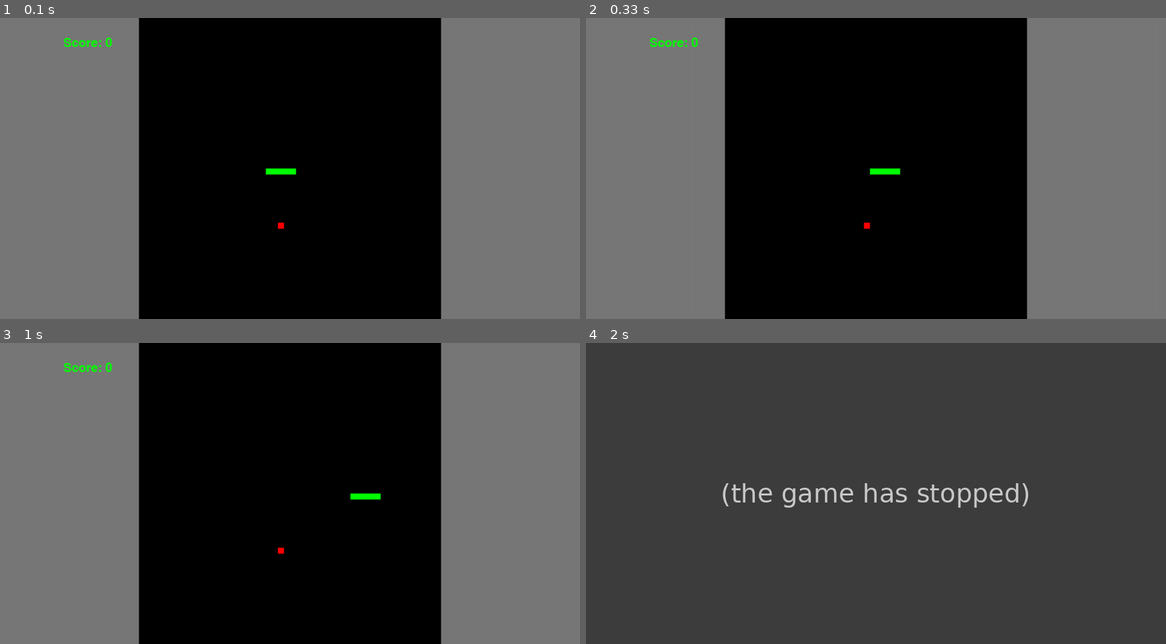
Above: before the commit, frames 1-4 (two rows, left to right).
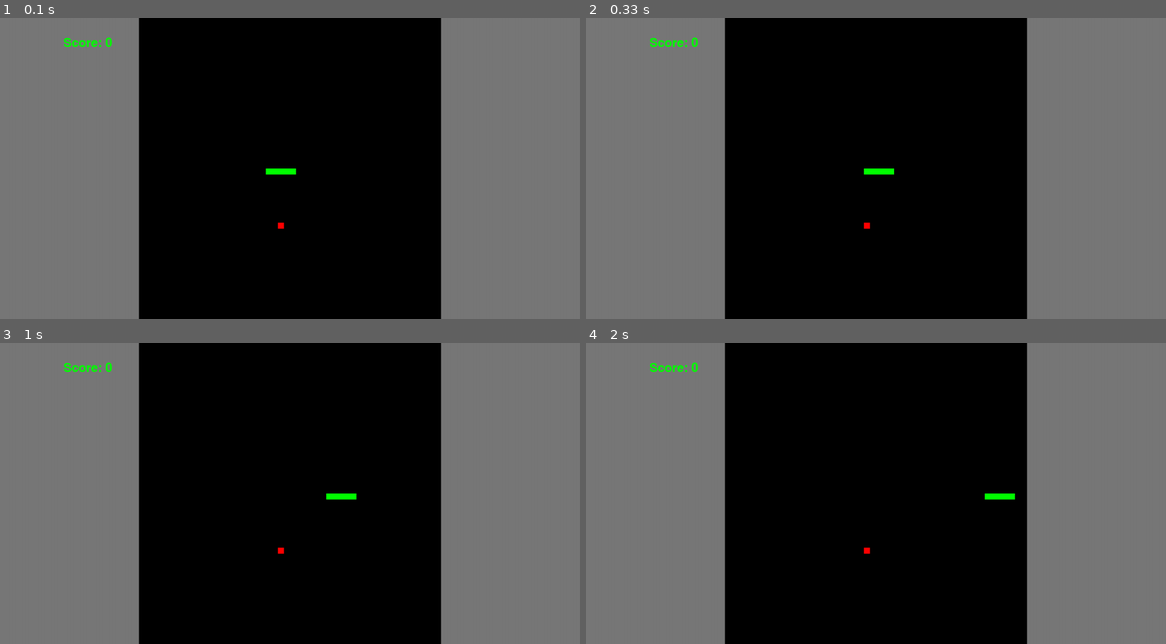
Above: after the commit, the same moments.

Repository: ronniebasak/pysnake
Game: pygame game, started from main.py
Two runs of this game, one before a commit and one after it. Both use one fixed random seed, a clock stepped at 60 frames per second and the inputs below.
Inputs:
- Up to frame 1 (0.1 s): no input
- Up to frame 2 (0.33 s): no input
- Up to frame 3 (1 s): no input
- Up to frame 4 (2 s): no input

Frame 1 is identical in both runs. In frame 2, less than 0.1% of the frame differs, in the area x 47-55%, y 50-53%; in frame 3, 0.2%; in frame 4, 100%, in the area x 0-100%, y 0-100%.
Before the commit the program exited at 1.72 s; later frames show no game.

Commit message:
Memefied

Diff:
--- a/food.py
+++ b/food.py
@@ -20,7 +20,7 @@
         self.x_offset = None
         self.y_offset = None
         self.init = False
-        self.music  = pygame.mixer.Sound('assets/score.mp3')
+        self.music  = [pygame.mixer.Sound('assets/klonk.mp3'), pygame.mixer.Sound('assets/vine-boom-sound-effect_KT89XIq.mp3') ]
         print("Music",self.music)
 
 
@@ -53,7 +53,9 @@
         if snake_head == self.pos:
             snake.snake_length += 1
             world_state.SCORE += 1
-            self.music.play()
+
+            rmusic = randint(0,len(self.music)-1)
+            self.music[rmusic].play()
             print("Score:", world_state.SCORE)
             self.init = False
 
--- a/snake.py
+++ b/snake.py
@@ -4,6 +4,8 @@
 from world import WorldState
 from enum import Enum
 import events as game_events
+import time
+
 
 class SnakeDirectionEnum(Enum):
     LEFT = 1
@@ -24,12 +26,23 @@
 
 
         self.snake_color = pygame.Color(0, 255, 0)
+        self.dead_color = pygame.Color(255, 0, 0)
 
         self.snake_length = length
         self.snake = []
-        self.timer_delay = 1000/15
+        self.timer_delay = 1000/12
         self.timer = pygame.time.set_timer(game_events.SnakeTimerEvent, int(self.timer_delay))
         self.direction: SnakeDirectionEnum = SnakeDirectionEnum.RIGHT
+        self.alive = True
+
+        self.GOMusic = [
+            pygame.mixer.Sound("assets/klonk.mp3"),
+            pygame.mixer.Sound("assets/the-lion-sleeps-tonight.mp3"),
+            pygame.mixer.Sound("assets/tf_nemesis.mp3"),
+            pygame.mixer.Sound("assets/emotional-damage-meme.mp3"),
+        ]
+
+        self.channel = pygame.mixer.Channel(0)
         self.init_snake()
 
 
@@ -50,18 +63,24 @@
         self.x_offset = (self.world_state.WINDOW_SIZE_WIDTH - self.box_size)/2
         self.y_offset = (self.world_state.WINDOW_SIZE_HEIGHT - self.box_size)/2
 
+        if self.alive:
+            head = self.snake[-1]
+            if head.x < 0 or head.x >= self.BOX_DIMENTION or head.y < 0 or head.y >= self.BOX_DIMENTION:
+                self.alive = False
+                self.snake_color = self.dead_color
+                self.channel.queue(self.GOMusic)
 
-        head = self.snake[-1]
-        if head.x < 0 or head.x >= self.BOX_DIMENTION or head.y < 0 or head.y >= self.BOX_DIMENTION:
+            elif head in self.snake[:-1]:
+                self.alive = False
+                self.snake_color = self.dead_color
+                self.channel.queue(self.GOMusic)
+
+        elif not self.channel.get_busy():
             pygame.event.post(game_events.GameOverEvent)
-        elif head in self.snake[:-1]:
-            pygame.event.post(game_events.GameOverEvent)
-
-
 
     def handle_event(self, event: pygame.event.Event):
         # print("EVENT", event.type)
-        if event.type == game_events.SnakeTimerEvent.type:
+        if event.type == game_events.SnakeTimerEvent.type and self.alive:
             head = self.snake[-1]
 
             new_vec = None
Not shown, added: assets/emotional-damage-meme.mp3
Not shown, added: assets/fail-sound-effect.mp3
Not shown, added: assets/klonk.mp3
Not shown, added: assets/tf_nemesis.mp3
Not shown, added: assets/the-lion-sleeps-tonight.mp3
Not shown, added: assets/vine-boom-sound-effect_KT89XIq.mp3
